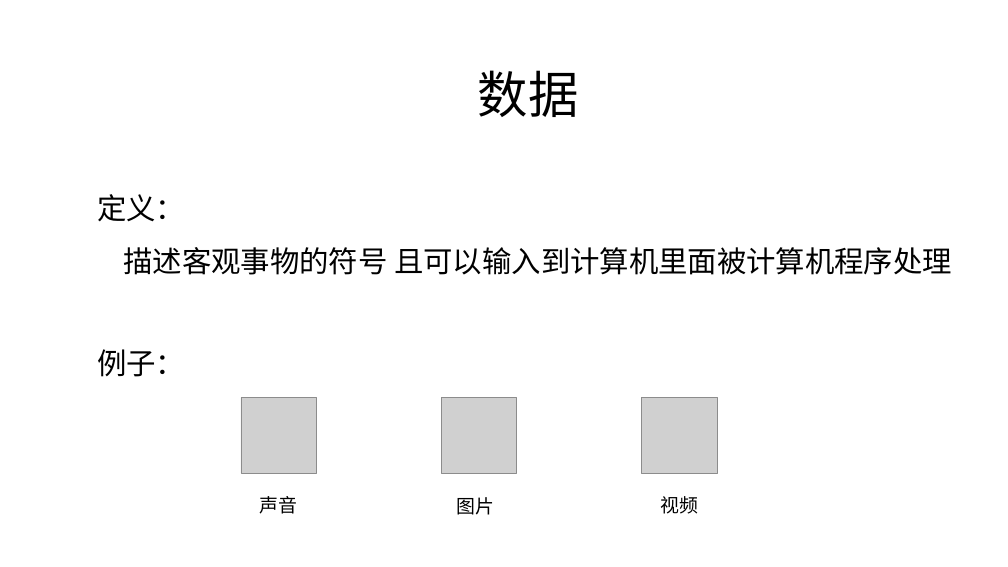
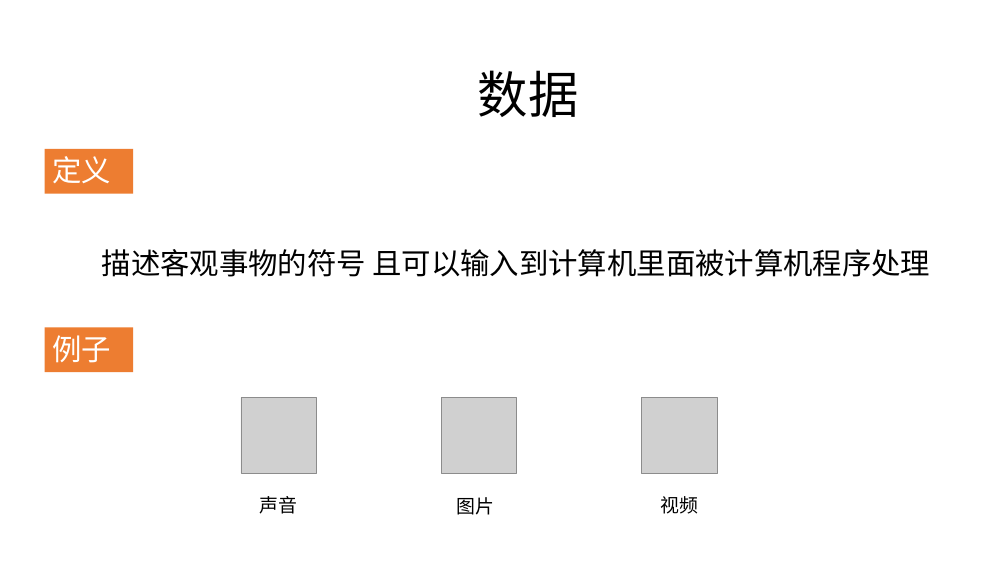
Before and after one commit to zjyesir/hmc_data_structure, a slide deck: slide 6 of 1绪论.pptx. Drawn at 1008x567 pixels with LibreOffice and Linux fonts; fonts in the diff are those of the drawing; grey boxes stand for pictures; background and template pictures are left out. Boxes give left, top, right and bottom in pixels: in the first picture for what was removed or moved away, otherwise in the second. Text is boxed around its words. In the diff, an @@ line names an element or a change of style, - is before the commit and + after.

Commit message:
1.绪论写完 2.改了一写结构布局，比如，定义和例子用橙色方块标注，并每张ppt里他们的位置都是一样的

```diff
--- a/1绪论.pptx
+++ b/1绪论.pptx
@@ rectangle added at [45, 149, 133, 194], fill #ED7D31, 28 pt, text #FFFFFF @@
+定义
@@ text at [97, 194, 185, 222]: paragraph removed @@
-定义：
@@ text "描述客观事物的符号 且可以输入到计算机里面被计算机程序处理": place and size @@
-text "描述客观事物的符号 且可以输入到计算机里面被计算机程序处理" at [97, 194, 952, 275]
+text "描述客观事物的符号 且可以输入到计算机里面被计算机程序处理" at [102, 249, 930, 277]
@@ text "描述客观事物的符号 且可以输入到计算机里面被计算机程序处理" at [102, 249, 930, 277]: alignment centre to left @@
@@ rectangle "例子": place and size @@
-rectangle "例子" at [97, 349, 185, 377]
+rectangle "例子" at [45, 327, 133, 372]
@@ rectangle "例子" at [45, 327, 133, 372]: fill none to #ED7D31 @@
@@ text in rectangle at [52, 335, 111, 363]: text changed; text colour #000000 to #FFFFFF @@
-例子：
+例子
```
Also in this commit, not shown: 10 other slides changed, 6 slides added, 4 slides removed, 3 other files.
